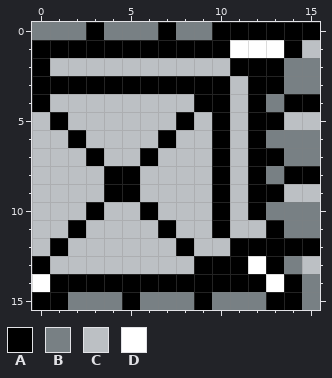
Pixel-art sprite, stored at Assets/Data/Images/Tilesets/City/8.png. The picture above is the old version.
The file is 16x16 pixels.
Palette (. is transparent): A #000000  B #788084  C #bcc0c4  D #ffffff
Pixels before, first column x 0:
 0 BBBABBBABBAAAAAA
 1 AAAAAAAAAAADDDAC
 2 ACCCCCCCCCCAAABB
 3 AAAAAAAAAAACAABB
 4 ACCCCCCCCAACABAA
 5 CACCCCCCACACAACC
 6 CCACCCCACCACABBB
 7 CCCACCACCCACAABB
 8 CCCCAACCCCACABAA
 9 CCCCAACCCCACAACC
10 CCCACCACCCACABBB
11 CCACCCCACCACCABB
12 CACCCCCCACCAAAAA
13 ACCCCCCCCAAADABC
14 DAAAAAAAAAAAADAB
15 AABBBABBBABBBAAB
New version:
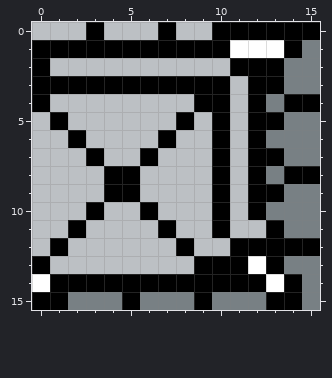
Difference:
Colour C becomes colour B in row 1 at x 15; in row 5 at x 14 to 15; in row 9 at x 14 to 15; in row 13 at x 15.
Colour B becomes colour C in row 0 at x 0 to 2, 4 to 6 and 8 to 9.
